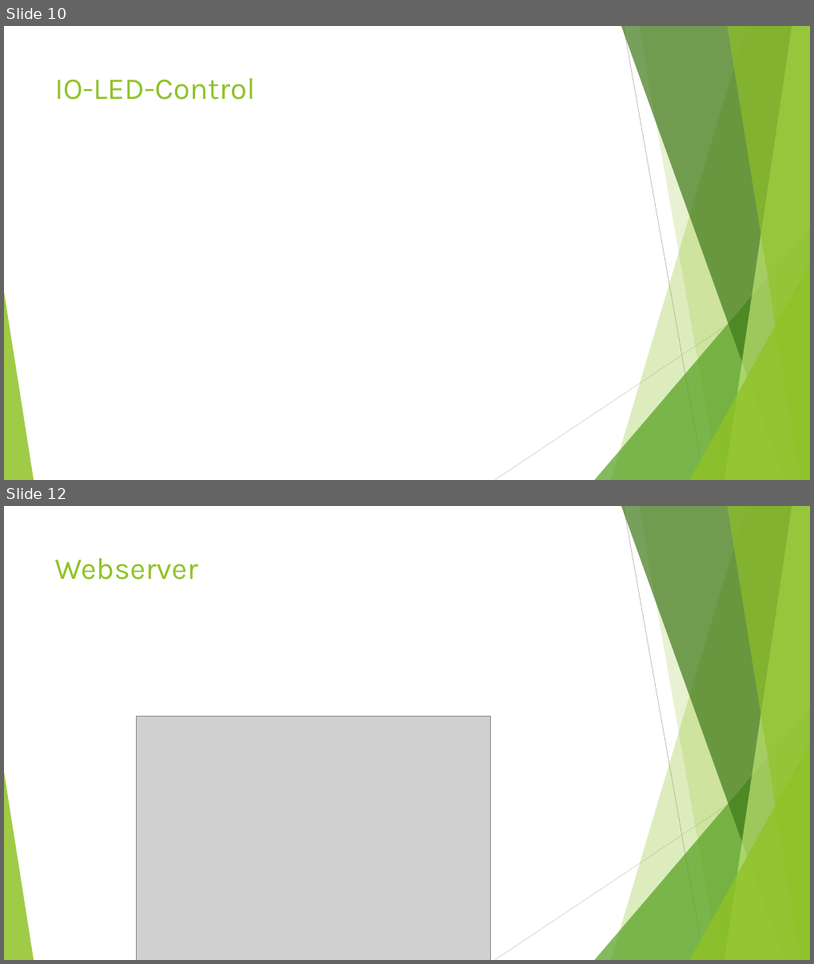
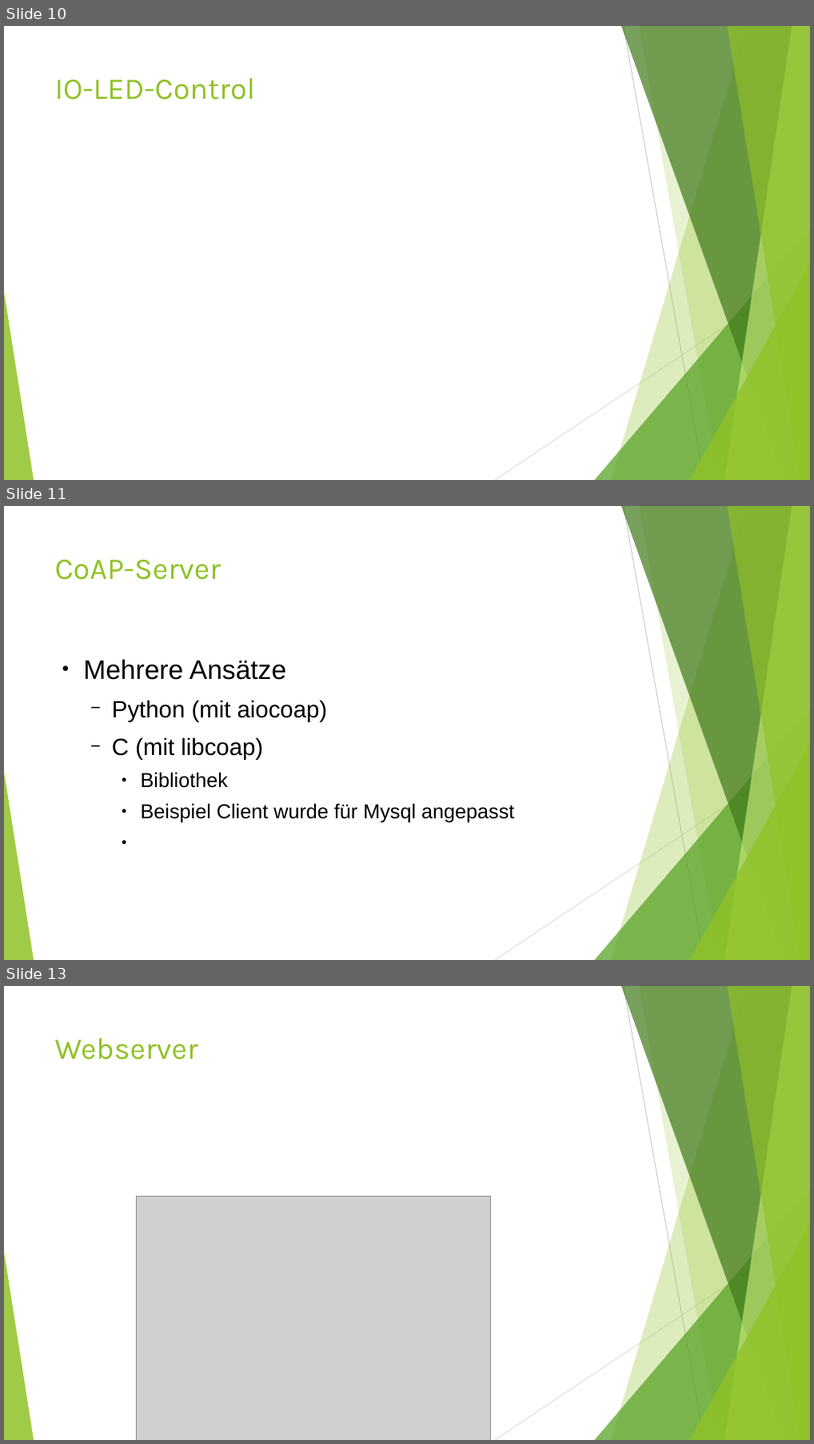
Before and after one commit to smartuni/Environ.me, a slide deck: Documentation/Environ_Me.odp. Shown one above the other, each under a label of ours: slides 10 and 12 before the commit, slides 10, 11 and 13 after it; the slides between them are not shown. The pictures are 814x964 and 814x1444 pixels, drawn with LibreOffice and Linux fonts; fonts in the diff are those of the drawing; grey boxes stand for pictures. Boxes give left, top, right and bottom in pixels: in the first picture for what was removed or moved away, otherwise in the second. Text is boxed around its words. In the diff, an @@ line names an element or a change of style, - is before the commit and + after.

```diff
--- a/Documentation/Environ_Me.odp
+++ b/Documentation/Environ_Me.odp
@@ slide 11 added at (4,506,810,960), background #FFFFFF; not listed: 10 template elements that a slide beside it also shows @@
@@ title added at (55,560,221,580), 36 pt, text #90C226 @@
+CoAP-Server
@@ text added at (83,659,514,823), 24 pt, text #000000 @@
+● Mehrere Ansätze
+  − Python (mit aiocoap)
+  − C (mit libcoap)
+    ● Bibliothek
+    ● Beispiel Client wurde für Mysql angepasst
@@ what was slide 12 is now slide 13 @@
```
Also in this commit, not shown: 2 slides changed, 1 other slide added, 1 slide removed, 1 other file.
